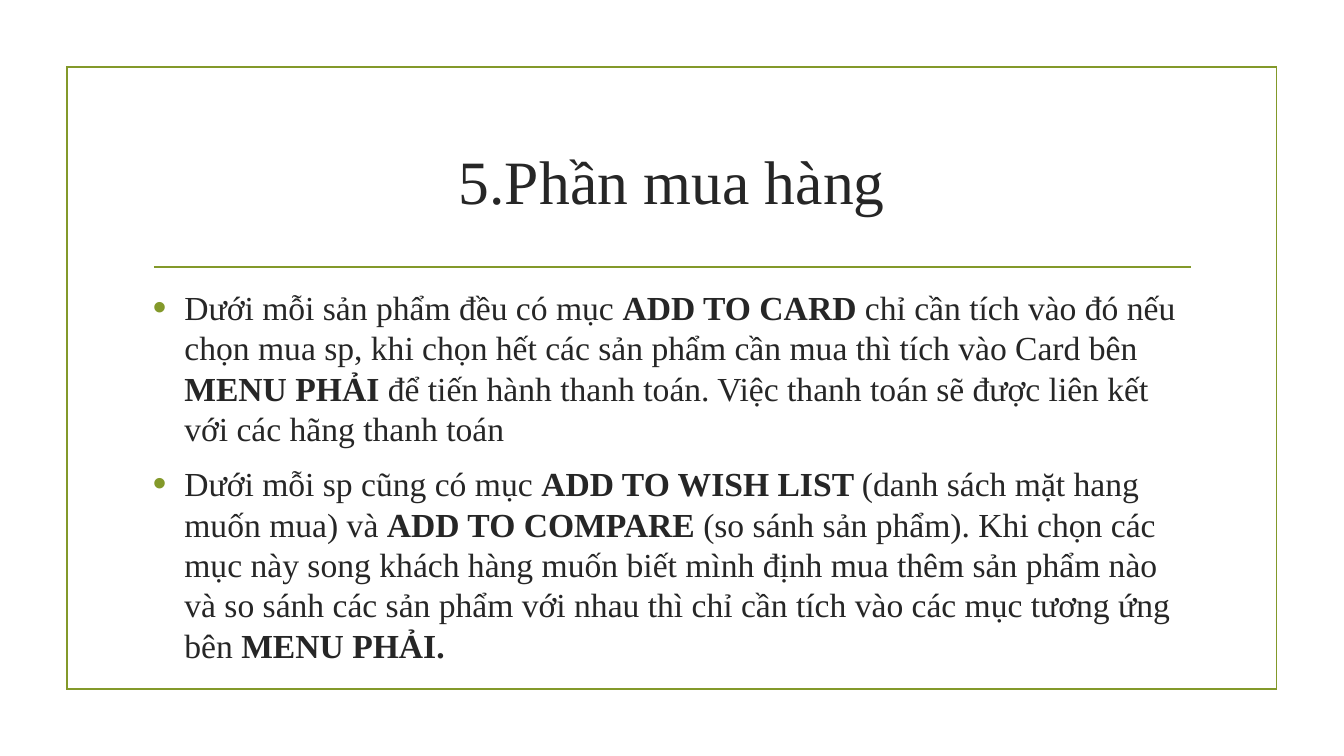
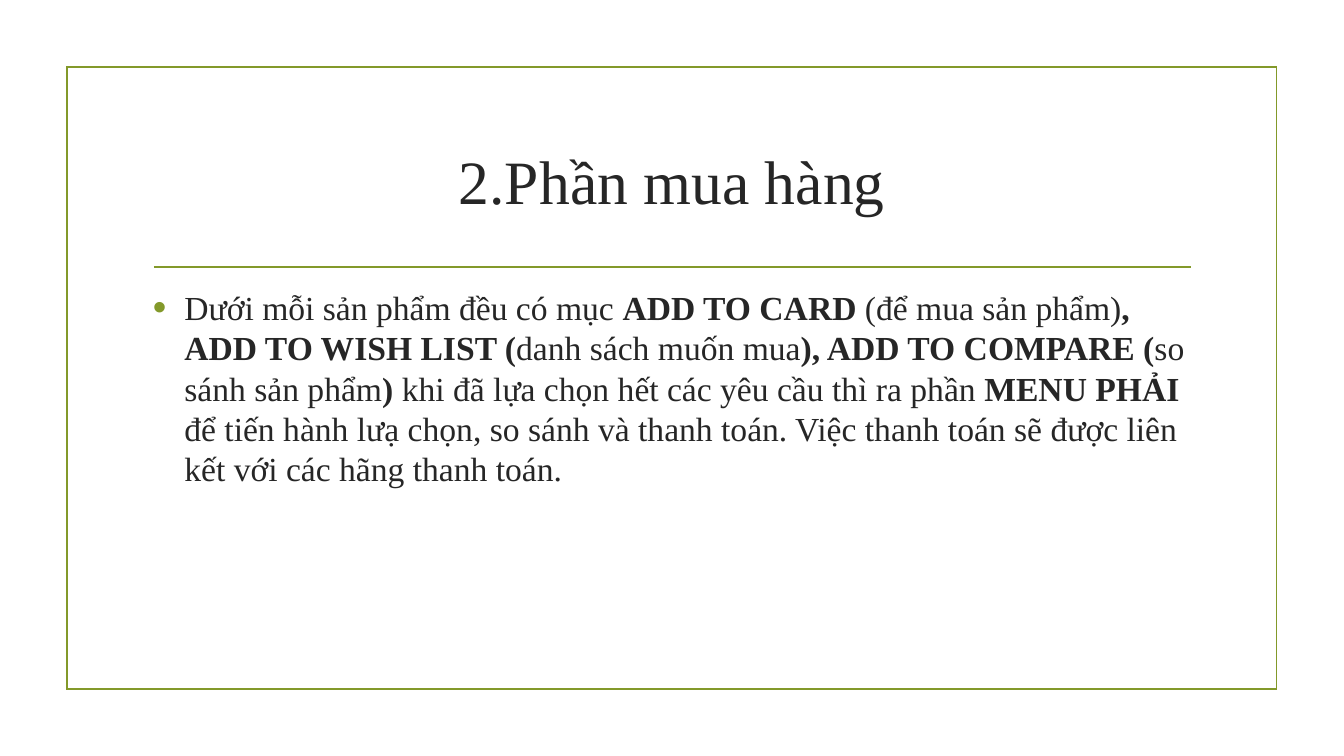
Before and after one commit to oanhbt/T1804E-UNIVERSAL_STATIONARY, a slide deck: slide 5 of sline.pptx (slide 8 before the commit). Drawn at 1344x756 pixels with LibreOffice and Linux fonts; fonts in the diff are those of the drawing; background and template pictures are left out. Boxes give left, top, right and bottom in pixels: in the first picture for what was removed or moved away, otherwise in the second. Text is boxed around its words. In the diff, an @@ line names an element or a change of style, - is before the commit and + after.

```diff
--- a/sline.pptx
+++ b/sline.pptx
@@ title at [459, 159, 885, 216]: text changed @@
-5.Phần mua hàng
+2.Phần mua hàng
@@ text at [184, 295, 1184, 488]: text changed @@
-• Dưới mỗi sản phẩm đều có mục ADD TO CARD chỉ cần tích vào đó nếu chọn mua sp, khi chọn hết các sản phẩm cần mua thì tích vào Card bên MENU PHẢI để tiến hành thanh toán. Việc thanh toán sẽ được liên kết với các hãng thanh toán
-• Dưới mỗi sp cũng có mục ADD TO WISH LIST (danh sách mặt hang muốn mua) và ADD TO COMPARE (so sánh sản phẩm). Khi chọn các mục này song khách hàng muốn biết mình định mua thêm sản phẩm nào và so sánh các sản phẩm với nhau thì chỉ cần tích vào các mục tương ứng bên MENU PHẢI.
+• Dưới mỗi sản phẩm đều có mục ADD TO CARD (để mua sản phẩm), ADD TO WISH LIST (danh sách muốn mua), ADD TO COMPARE (so sánh sản phẩm) khi đã lựa chọn hết các yêu cầu thì ra phần MENU PHẢI để tiến hành lưạ chọn, so sánh và thanh toán. Việc thanh toán sẽ được liên kết với các hãng thanh toán.
```
Also in this commit, not shown: 3 other slides changed, 3 slides added, 2 slides removed, 2 other files.
